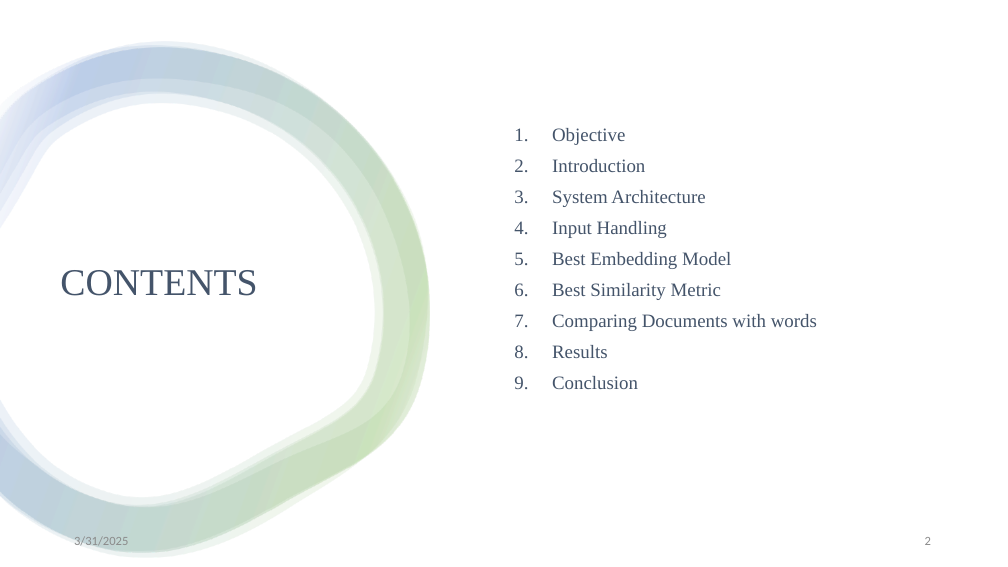
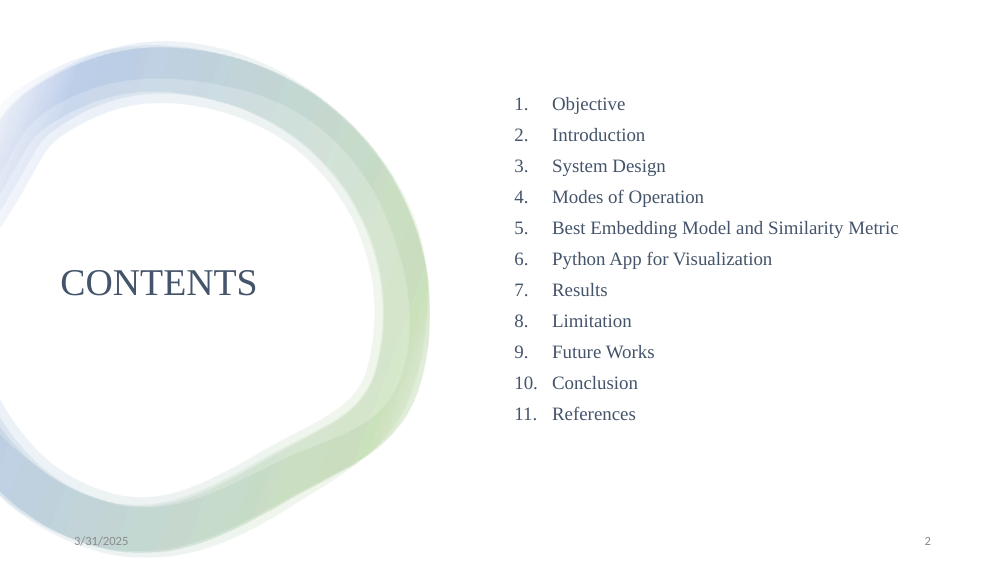
Before and after one commit to nishta168/TextSimilarityAnalyser, a slide deck: slide 2 of Documentation/ML 24-25-09 Semantic Similarity Analysis of Textual Data_Individual_Project_Nishta_Muraleedharan.pptx. Drawn at 1008x567 pixels with LibreOffice and Linux fonts; fonts in the diff are those of the drawing. Boxes give left, top, right and bottom in pixels: in the first picture for what was removed or moved away, otherwise in the second. Text is boxed around its words. In the diff, an @@ line names an element or a change of style, - is before the commit and + after.

Commit message:
updated video and ppt

```diff
--- a/Documentation/ML 24-25-09 Semantic Similarity Analysis of Textual Data_Individual_Project_Nishta_Muraleedharan.pptx
+++ b/Documentation/ML 24-25-09 Semantic Similarity Analysis of Textual Data_Individual_Project_Nishta_Muraleedharan.pptx
@@ text at [552,159,898,269]: text changed @@
-3. System Architecture
-4. Input Handling
-5. Best Embedding Model
-6. Best Similarity Metric
-7. Comparing Documents with words
+3. System Design
+4. Modes of Operation
+5. Best Embedding Model and Similarity Metric
+6. Python App for Visualization
@@ text at [552,314,655,358]: paragraphs added @@
+8. Limitation
+9. Future Works
@@ text at [552,406,636,420]: paragraph added @@
+11. References
```
Also in this commit, not shown: 1 other file.
